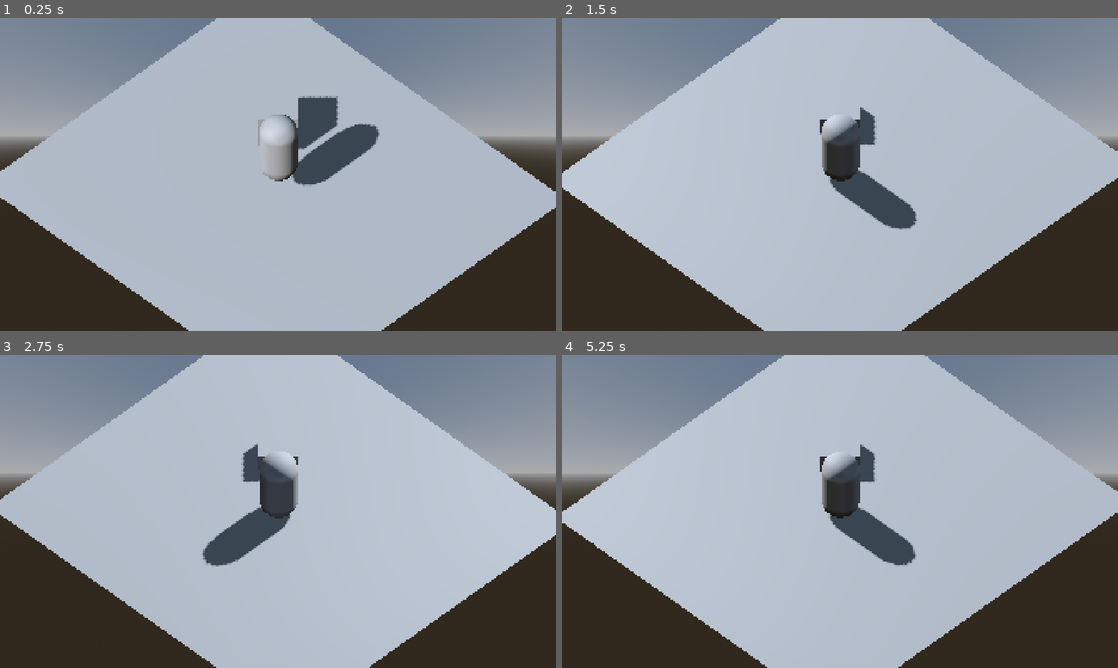
Above: before the commit, frames 1-4 (two rows, left to right).
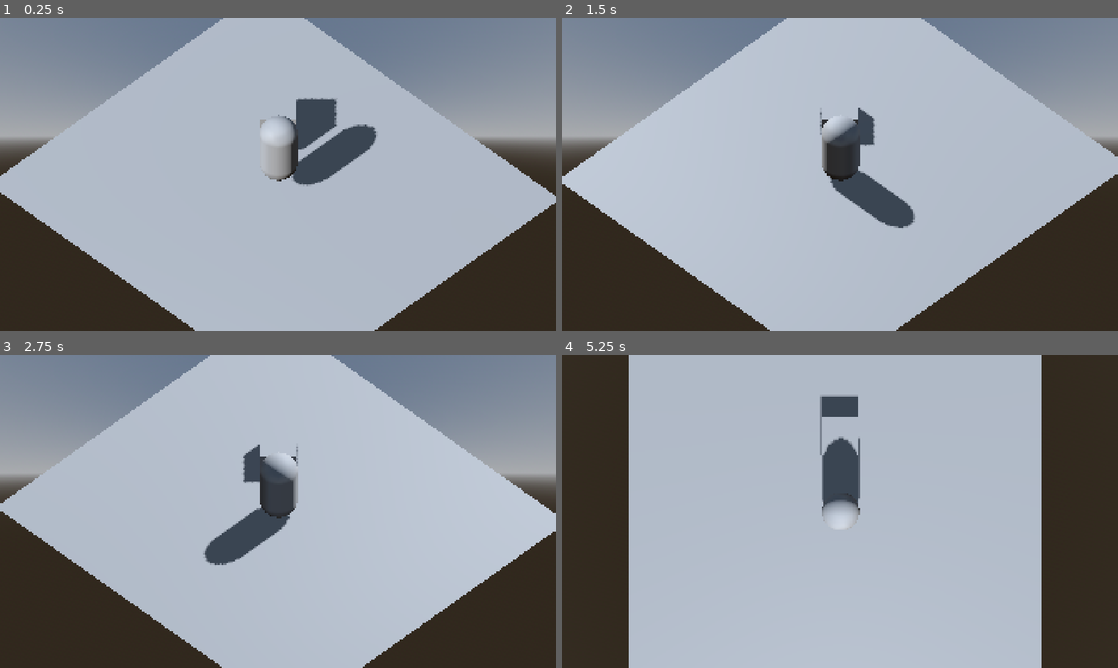
Above: after the commit, the same moments.

Repository: unimelb-game-makers/Team-Quibble-Production
Game: Godot game, scene res://scenes/shop.tscn
The game is run twice, just before and just after one commit, with the same random seed, the same clock (stepped at 60 frames per second) and the same inputs. This scene is started directly instead of the project's main scene.
Inputs (mouse positions are in pixels of both pictures, inside the frame that each line leads up to):
- Up to frame 1 (0.25 s): no input
- Up to frame 2 (1.5 s): tap Enter (ui_accept) at 0.5 s; move the mouse to (962, 158) at 0.52 s; hold Right (ui_right) 0.53-1.25 s; hold Enter (ui_accept) 0.53-1.25 s; click (962, 158) at 0.67 s; drag from (728, 190) to (812, 237) at 1.27 s
- Up to frame 3 (2.75 s): tap Enter (ui_accept) at 2 s; move the mouse to (333, 442) at 2.02 s; hold Right (ui_right) from 2.03 s (still down); hold Enter (ui_accept) from 2.03 s (still down); click (333, 442) at 2.17 s
- Up to frame 4 (5.25 s): release Right (ui_right) at 2.75 s; release Enter (ui_accept) at 2.75 s; drag from (812, 574) to (673, 464) at 2.77 s; tap Enter (ui_accept) at 3.5 s; move the mouse to (1006, 558) at 3.52 s; hold Left (ui_left) 3.53-4.25 s; hold Enter (ui_accept) 3.53-4.25 s; click (1006, 558) at 3.67 s; drag from (673, 464) to (756, 433) at 4.27 s; move the mouse to (867, 511) at 5.02 s; hold Down (ui_down) from 5.03 s (still down); hold Enter (ui_accept) from 5.03 s (still down); click (867, 511) at 5.17 s

The runs differ from the first frame. In frame 1, 2.5% of the frame differs, in the area x 0-100%, y 0-100%; in frame 2, 2.4%; in frame 3, 2.4%; in frame 4, 35%.

Commit message:
top-down view
Player can press enter(placeholder) to move the camera to a top down view centred on the player.

Diff:
--- a/cozy-potion-game/project.godot
+++ b/cozy-potion-game/project.godot
@@ -49,6 +49,28 @@
 "events": [Object(InputEventKey,"resource_local_to_scene":false,"resource_name":"","device":-1,"window_id":0,"alt_press …(192 unchanged characters)…
 ]
 }
+zoom_in={
+"deadzone": 0.2,
+"events": [Object(InputEventKey,"resource_local_to_scene":false,"resource_name":"","device":-1,"window_id":0,"alt_pressed":false,"shift_pressed":false,"ctrl_pressed":false,"meta_pressed":false,"pressed":false,"keycode":0,"physical_keycode":4194320,"key_label":0,"unicode":0,"location":0,"echo":false,"script":null)
+, Object(InputEventMouseButton,"resource_local_to_scene":false,"resource_name":"","device":-1,"window_id":0,"alt_pressed":false,"shift_pressed":false,"ctrl_pressed":false,"meta_pressed":false,"button_mask":0,"position":Vector2(0, 0),"global_position":Vector2(0, 0),"factor":1.0,"button_index":4,"canceled":false,"pressed":false,"double_click":false,"script":null)
+]
+}
+zoom_out={
+"deadzone": 0.2,
+"events": [Object(InputEventKey,"resource_local_to_scene":false,"resource_name":"","device":-1,"window_id":0,"alt_pressed":false,"shift_pressed":false,"ctrl_pressed":false,"meta_pressed":false,"pressed":false,"keycode":0,"physical_keycode":4194322,"key_label":0,"unicode":0,"location":0,"echo":false,"script":null)
+, Object(InputEventMouseButton,"resource_local_to_scene":false,"resource_name":"","device":-1,"window_id":0,"alt_pressed":false,"shift_pressed":false,"ctrl_pressed":false,"meta_pressed":false,"button_mask":0,"position":Vector2(0, 0),"global_position":Vector2(0, 0),"factor":1.0,"button_index":5,"canceled":false,"pressed":false,"double_click":false,"script":null)
+]
+}
+camera_left={
+"deadzone": 0.2,
+"events": [Object(InputEventKey,"resource_local_to_scene":false,"resource_name":"","device":-1,"window_id":0,"alt_pressed":false,"shift_pressed":false,"ctrl_pressed":false,"meta_pressed":false,"pressed":false,"keycode":0,"physical_keycode":4194319,"key_label":0,"unicode":0,"location":0,"echo":false,"script":null)
+]
+}
+camera_right={
+"deadzone": 0.2,
+"events": [Object(InputEventKey,"resource_local_to_scene":false,"resource_name":"","device":-1,"window_id":0,"alt_pressed":false,"shift_pressed":false,"ctrl_pressed":false,"meta_pressed":false,"pressed":false,"keycode":0,"physical_keycode":4194321,"key_label":0,"unicode":0,"location":0,"echo":false,"script":null)
+]
+}
 
 [physics]
 
--- a/cozy-potion-game/scenes/shop.tscn
+++ b/cozy-potion-game/scenes/shop.tscn
@@ -82,7 +82,7 @@
 [node name="Camera3D" type="Camera3D" parent="Node3D/Player/CameraPivot" unique_id=1999248506]
 transform = Transform3D(1, 0, 0, 0, 0.7071067, 0.7071067, 0, -0.7071067, 0.7071067, 0, 7, 7)
 projection = 1
-size = 8.0
+size = 8.177
 far = 100.0
 
 [node name="MouseDetectorLeft" type="Control" parent="Node3D/Player" unique_id=475781847]
--- a/cozy-potion-game/scripts/world/world_player.gd
+++ b/cozy-potion-game/scripts/world/world_player.gd
@@ -13,13 +13,15 @@
 @export var camera_pivot: Node3D
 @export var mouse_detector_left: Control
 @export var mouse_detector_right: Control
+
 const SPEED = 5.0
 const JUMP_VELOCITY = 4.5
 const CAMERA_ZOOM_MAGNITUDE = 0.1
 const TURN_RATE = 4 * PI
 const CAMERA_ROTATION_SPEED = 2 * PI
-var camera_sensitivity = 1
+
 var rotation_y_target: float = 0
+var top_down_active: bool = false
 
 func _ready() -> void:
 	mouse_detector_left.mouse_entered.connect(rotate_camera.bind(-1))
@@ -29,20 +31,22 @@
 	character_movement(event)
 
 func character_movement(event: InputEvent) -> void:
-	if event.is_action_pressed("ui_left"):
+	if event.is_action_pressed("camera_left"):
 		rotate_camera(-1)
-	elif event.is_action_pressed("ui_right"):
+	elif event.is_action_pressed("camera_right"):
 		rotate_camera(1)
-	elif event.is_action_pressed("ui_up"):
+	elif event.is_action("zoom_in") :
 		zoom_camera(-1)
-	elif event.is_action_pressed("ui_down"):
+	elif event.is_action("zoom_out"):
 		zoom_camera(1)
+	elif event.is_action_pressed("ui_accept"):
+		toggle_top_down_cam()
 
 func rotate_camera(direction: int) -> void:
 	#i really hope this implementation isnt what i stick with
 	if not is_equal_approx(rotation_y_target, 0):
 		return
-	rotation_y_target = PI/2 * direction
+	rotation_y_target += PI/2 * direction
 
 
 func zoom_camera(direction: int) -> void:
@@ -81,14 +85,44 @@
 		 #towards the movement direction at a rate of turn_rate per frame unless
 		 #we could just snap to that direction.
 		 #this implementation is a little overcomplicated so we can do smoothing
-		 #if that isnt needed and you are not me, maybe just use look_at()
+		 #if that isnt needed, maybe just use look_at()
 		var pivot_direction := animation_pivot.global_basis * Vector3.FORWARD
 		var angle_to_move_dir = pivot_direction.signed_angle_to(direction, Vector3(0,1,0))
 		var rotation = min(delta * TURN_RATE, abs(angle_to_move_dir)) * sign(angle_to_move_dir)
 		animation_pivot.rotate_y(rotation)
-
 	else:
 		velocity.x = move_toward(velocity.x, 0, SPEED)
 		velocity.z = move_toward(velocity.z, 0, SPEED)
 
 	move_and_slide()
+
+func toggle_top_down_cam() -> void:
+	if not top_down_active:
+		activate_top_down_cam()
+		top_down_active = true
+	else:
+		deactivate_top_down_cam()
+		top_down_active = false
+
+func deactivate_top_down_cam() -> void:
+	rotation_y_target += PI/4
+	var tween = get_tree().create_tween()
+	tween.set_ease(Tween.EASE_IN_OUT)
+	tween.set_trans(Tween.TRANS_QUAD)
+	tween.tween_property(camera, "rotation_degrees", Vector3(-45,0,0), 0.2)
+	var tween2 = get_tree().create_tween()
+	tween.set_ease(Tween.EASE_IN_OUT)
+	tween.set_trans(Tween.TRANS_CUBIC)
+	tween2.tween_property(camera, "position", Vector3(0,7.0,7.0), 0.2)
+
+func activate_top_down_cam() -> void:
+	rotation_y_target += PI/4
+	#can use a tween here because we don't need to worry about angles wrapping
+	var tween = get_tree().create_tween()
+	tween.set_ease(Tween.EASE_IN_OUT)
+	tween.set_trans(Tween.TRANS_QUAD)
+	tween.tween_property(camera, "rotation_degrees", Vector3(-90,0,0), 0.2)
+	var tween2 = get_tree().create_tween()
+	tween.set_ease(Tween.EASE_IN_OUT)
+	tween.set_trans(Tween.TRANS_CUBIC)
+	tween2.tween_property(camera, "position", Vector3(0,7.0,0), 0.2)
